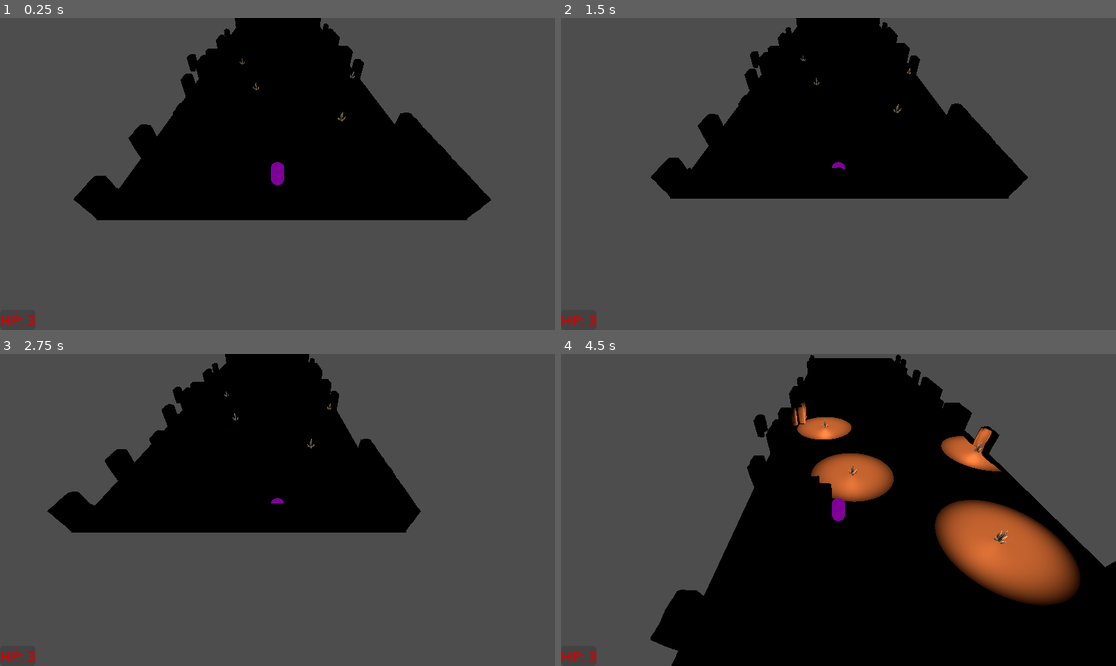
Above: before the commit, frames 1-4 (two rows, left to right).
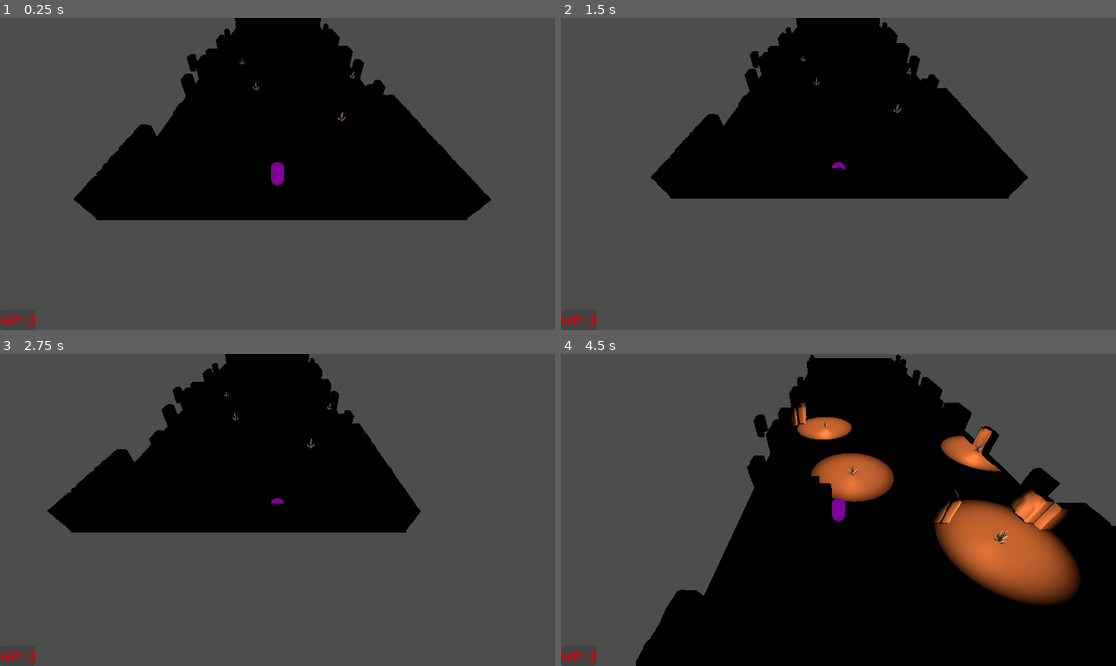
Above: after the commit, the same moments.

Repository: Jasp137/250405_MGJ_Shadowmancer
Game: Godot game, scene res://Scenes/LevelNew.tscn
The game is run twice, just before and just after one commit, with the same random seed, the same clock (stepped at 60 frames per second) and the same inputs. The project has no main scene, so this scene is started directly.
Inputs:
- Up to frame 1 (0.25 s): no input
- Up to frame 2 (1.5 s): tap Enter at 0.5 s; hold D (character_right) 0.53-1.28 s; tap R (restart) at 1.25 s; hold S (character_down) from 1.28 s (still down)
- Up to frame 3 (2.75 s): release S (character_down) at 2.03 s; hold D (character_right) from 2.03 s (still down)
- Up to frame 4 (4.5 s): tap R (restart) at 2.75 s; release D (character_right) at 2.78 s; hold W (character_up) 2.78-3.53 s; hold A (character_left) from 3.53 s (still down)

The runs differ from the first frame. In frame 1, 1.0% of the frame differs, in the area x 17-83%, y 8-55%; in frame 2, 0.8%; in frame 3, 0.8%; in frame 4, 3.1%, in the area x 13-100%, y 0-100%.

Commit message:
RockWall3, NewLevel Version

Diff:
--- a/shadowbound_mini-jam/Scenes/LevelNew.tscn
+++ b/shadowbound_mini-jam/Scenes/LevelNew.tscn
@@ -1,9 +1,10 @@
-[gd_scene load_steps=7 format=3 uid="uid://bk3dkp33i46n2"]
+[gd_scene load_steps=8 format=3 uid="uid://bk3dkp33i46n2"]
 
 [ext_resource type="PackedScene" uid="uid://becemipy7mgm1" path="res://Scenes/RockOuterCorner.tscn" id="1_e0l7r"]
 [ext_resource type="PackedScene" uid="uid://bjgm2t874vcyy" path="res://Scenes/Rock1.tscn" id="2_up1v1"]
 [ext_resource type="PackedScene" uid="uid://dfai5m7rk5dd8" path="res://Scenes/Rock2Version.tscn" id="3_vk0dx"]
 [ext_resource type="PackedScene" uid="uid://ds1lwhlic3og3" path="res://Scenes/Player.tscn" id="4_rerwo"]
+[ext_resource type="PackedScene" uid="uid://d4ldhbc6pyyq2" path="res://Scenes/Rock3Version.tscn" id="4_up1v1"]
 [ext_resource type="PackedScene" uid="uid://cqxuxtj764hmy" path="res://Scenes/crystal.tscn" id="5_ivkqf"]
 
 [sub_resource type="PlaneMesh" id="PlaneMesh_fuudy"]
@@ -68,7 +69,11 @@
 [node name="Rock10" parent="WallBack" instance=ExtResource("2_up1v1")]
 transform = Transform3D(-4.37114e-08, 0, -1, 0, 1, 0, 1, 0, -4.37114e-08, 9, 0, -40)
 
+[node name="Rock11" parent="WallBack" instance=ExtResource("2_up1v1")]
+transform = Transform3D(-4.37114e-08, 0, -1, 0, 1, 0, 1, 0, -4.37114e-08, -3, 0, -34)
+
 [node name="WallLeft" type="Node3D" parent="."]
+transform = Transform3D(1, -0.000377088, -0.000114167, 0.000377066, 1, -0.000142262, 0.000114241, 0.000142203, 1, 0, 0, 0)
 
 [node name="Rock1" parent="WallLeft" instance=ExtResource("2_up1v1")]
 transform = Transform3D(1, 0, 0, 0, 1, 0, 0, 0, 1, -11, 0, 2)
@@ -136,6 +141,18 @@
 [node name="Rock2" parent="WallLeft" instance=ExtResource("3_vk0dx")]
 transform = Transform3D(1, 0, 0, 0, 1, 0, 0, 0, 1, -11, 0, -34)
 
+[node name="Rock21" parent="WallLeft" instance=ExtResource("4_up1v1")]
+transform = Transform3D(-1, 0, -8.74228e-08, 0, 1, 0, 8.74228e-08, 0, -1, -12, 0, -30.0895)
+
+[node name="Rock22" parent="WallLeft" instance=ExtResource("4_up1v1")]
+transform = Transform3D(-1, 0, -8.74228e-08, 0, 1, 0, 8.74228e-08, 0, -1, -10, 0, -26.0895)
+
+[node name="RockOuterCorner5" parent="WallLeft" instance=ExtResource("1_e0l7r")]
+transform = Transform3D(1, 0, 4.76995e-08, 0, 1, 0, -4.76995e-08, 0, 1, -11, 0, -28)
+
+[node name="RockOuterCorner6" parent="WallLeft" instance=ExtResource("1_e0l7r")]
+transform = Transform3D(1.19249e-08, 0, -1, 0, 1, 0, 1, 0, 1.19249e-08, -11, 0, -24)
+
 [node name="WallRight" type="Node3D" parent="."]
 transform = Transform3D(-1, 0, -8.74228e-08, 0, 1, 0, 8.74228e-08, 0, -1, 0, 0, -10)
 
@@ -196,6 +213,20 @@
 [node name="RockOuterCorner" parent="WallRight" instance=ExtResource("1_e0l7r")]
 transform = Transform3D(1, 0, 0, 0, 1, 0, 0, 0, 1, -11, 0, -8)
 
+[node name="Rock22" parent="WallRight" instance=ExtResource("4_up1v1")]
+transform = Transform3D(-1, 0, -8.74228e-08, 0, 1, 0, 8.74228e-08, 0, -1, -12, 0, 25.9105)
+
+[node name="Rock23" parent="WallRight" instance=ExtResource("4_up1v1")]
+transform = Transform3D(-1, 0, -8.74228e-08, 0, 1, 0, 8.74228e-08, 0, -1, -12, 0, 27.9105)
+
+[node name="WallMiddle" type="Node3D" parent="."]
+
+[node name="Rock22" parent="WallMiddle" instance=ExtResource("4_up1v1")]
+transform = Transform3D(-1, 0, -8.74228e-08, 0, 1, 0, 8.74228e-08, 0, -1, -3, 0, -26.0895)
+
+[node name="Rock23" parent="WallMiddle" instance=ExtResource("4_up1v1")]
+transform = Transform3D(1, 0, 0, 0, 1, 0, 0, 0, 1, -3, 0, -26.0895)
+
 [node name="Player" parent="." instance=ExtResource("4_rerwo")]
 transform = Transform3D(-1, 0, -8.74228e-08, 0, 1, 0, 8.74228e-08, 0, -1, 0.282782, 0.784655, -37.5418)
 
--- a/shadowbound_mini-jam/Scenes/Rock3Version.tscn
+++ b/shadowbound_mini-jam/Scenes/Rock3Version.tscn
@@ -1,12 +1,17 @@
-[gd_scene load_steps=2 format=3 uid="uid://d4ldhbc6pyyq2"]
+[gd_scene load_steps=3 format=3 uid="uid://d4ldhbc6pyyq2"]
 
-[sub_resource type="BoxMesh" id="BoxMesh_10cf1"]
+[ext_resource type="PackedScene" uid="uid://c85pxcuxrason" path="res://Meshes/Rocks/Wall_3_lo.glb" id="1_44mub"]
+
+[sub_resource type="BoxShape3D" id="BoxShape3D_7hygm"]
 
 [node name="Rock1" type="Node3D"]
 
 [node name="StaticBody3D" type="StaticBody3D" parent="."]
 transform = Transform3D(1, 0, 0, 0, 2, 0, 0, 0, 2, -0.5, 0, 0)
 
-[node name="MeshInstance3D" type="MeshInstance3D" parent="StaticBody3D"]
-transform = Transform3D(1, 0, 0, 0, 1, 0, 0, 0, 1, 0, 0.5, 0)
-mesh = SubResource("BoxMesh_10cf1")
+[node name="CollisionShape3D" type="CollisionShape3D" parent="StaticBody3D"]
+transform = Transform3D(1, 0, 0, 0, 1, 0, 0, 0, 1, 0.0966868, 0.488645, 0)
+shape = SubResource("BoxShape3D_7hygm")
+
+[node name="Wall_3_lo2" parent="." instance=ExtResource("1_44mub")]
+transform = Transform3D(-0.29, 0, -2.53526e-08, 0, 0.29, 0, 2.53526e-08, 0, -0.29, -0.125311, 0, -0.0263028)
